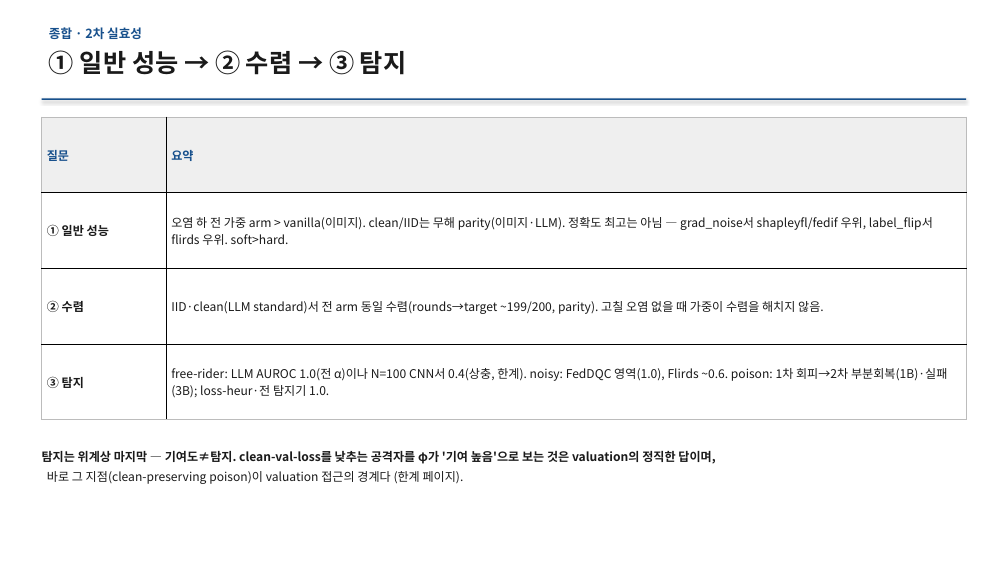
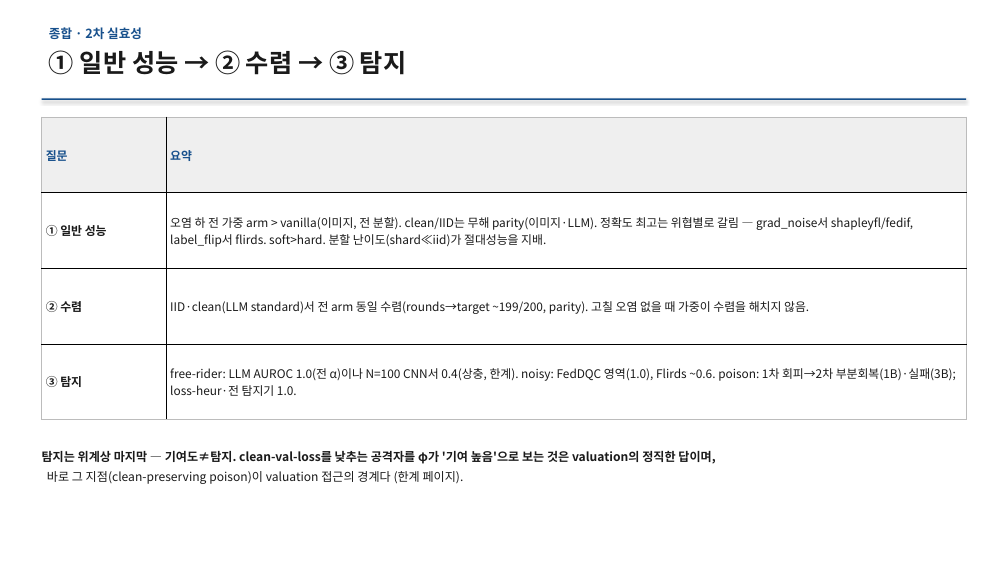
Before and after one commit to YongheeChoi/flirds, a slide deck: slide 15 of research-wiki/presentations/2026-06-results-report/flirds-results-2026-06.pptx (slide 13 before the commit). Drawn at 1008x567 pixels with LibreOffice and Linux fonts; fonts in the diff are those of the drawing. Boxes give left, top, right and bottom in pixels: in the first picture for what was removed or moved away, otherwise in the second. Text is boxed around its words. In the diff, an @@ line names an element or a change of style, - is before the commit and + after.

```diff
--- a/research-wiki/presentations/2026-06-results-report/flirds-results-2026-06.pptx
+++ b/research-wiki/presentations/2026-06-results-report/flirds-results-2026-06.pptx
@@ table at [42, 117, 966, 420] @@
-row 2, column 2: 오염 하 전 가중 arm > vanilla(이미지). clean/IID는 무해 parity(이미지·LLM). 정확도 최고는 아님 — grad_noise서 shapleyfl/fedif 우위, label_flip서 flirds 우위. soft>hard.
+row 2, column 2: 오염 하 전 가중 arm > vanilla(이미지, 전 분할). clean/IID는 무해 parity(이미지·LLM). 정확도 최고는 위협별로 갈림 — grad_noise서 shapleyfl/fedif, label_flip서 flirds. soft>hard. 분할 난이도(shard≪iid)가 절대성능을 지배.
@@ size 11.5 to 11.3 pt in "질문", "요약", "① 일반 성능", "② 수렴" and 3 more places @@
```
Also in this commit, not shown: 13 other slides changed, 2 slides added, 18 other files.
